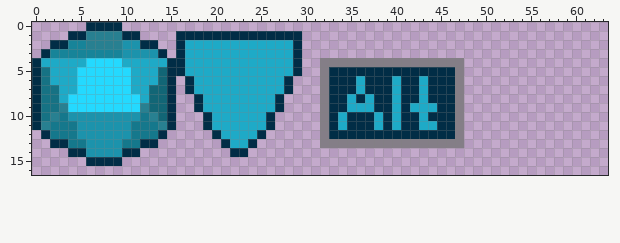
Pixel-art file, stored at aseprite/font.aseprite. The picture above was drawn from the file before the commit.
64x64 pixels, 1 frame. Colours within 5 levels of each other are drawn and written as one. Shown: x 0..63, y 0..16.
New version:
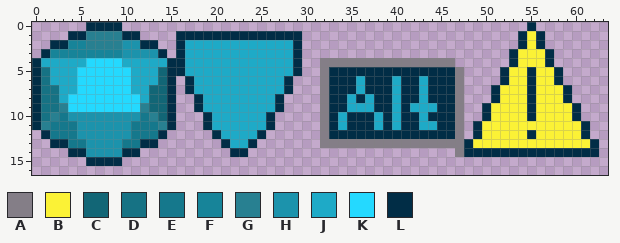
Palette (. is transparent): A #847e87  B #fbf236  C #126676  D #167284  E #15788c  F #178499  G #288091  H #1c93ac  J #1eaac7  K #24d9ff  L #012d46
From old to new:
{"y":0,"x":55,"old":".","new":"L"}
{"y":1,"x":54,"old":"...","new":"LBL"}
{"y":2,"x":54,"old":"...","new":"LBL"}
{"y":3,"x":53,"old":".....","new":"LBBBL"}
{"y":4,"x":47,"old":"A","new":"."}
{"y":4,"x":53,"old":".....","new":"LBBBL"}
{"y":5,"x":52,"old":".......","new":"LBBLBBL"}
{"y":6,"x":52,"old":".......","new":"LBBLBBL"}
{"y":7,"x":51,"old":".........","new":"LBBBLBBBL"}
{"y":8,"x":51,"old":".........","new":"LBBBLBBBL"}
{"y":9,"x":50,"old":"...........","new":"LBBBBLBBBBL"}
{"y":10,"x":50,"old":"...........","new":"LBBBBLBBBBL"}
{"y":11,"x":49,"old":".............","new":"LBBBBBBBBBBBL"}
{"y":12,"x":49,"old":".............","new":"LBBBBBLBBBBBL"}
{"y":13,"x":48,"old":"...............","new":"LBBBBBBBBBBBBBL"}
{"y":14,"x":47,"old":"................","new":"ALLLLLLLLLLLLLLL"}
{"label":"changed","picture_box":[455,22,599,157]}
